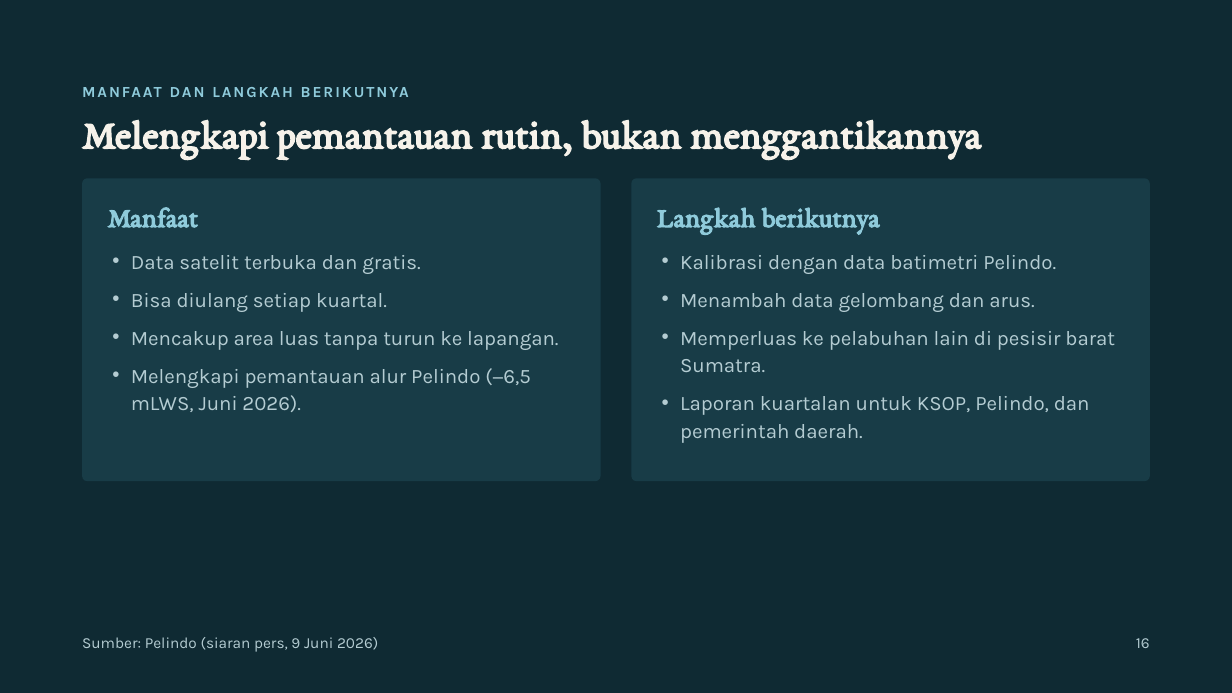
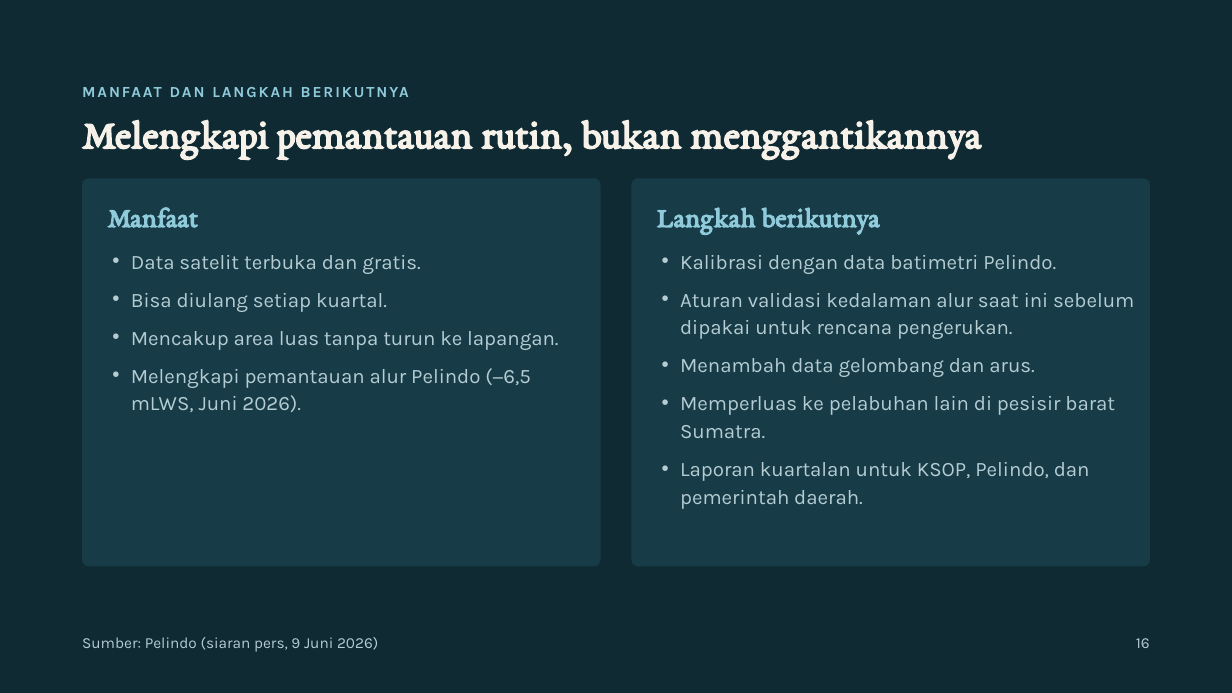
Before and after one commit to kuliahbayubni-ops/pantai-pulau-baai, a slide deck: slide 16 of presentasi/Presentasi-PASIR-Pulau-Baai.pptx. Drawn at 1232x693 pixels with LibreOffice and Linux fonts; fonts in the diff are those of the drawing. Boxes give left, top, right and bottom in pixels: in the first picture for what was removed or moved away, otherwise in the second. Text is boxed around its words. In the diff, an @@ line names an element or a change of style, - is before the commit and + after.

```diff
--- a/presentasi/Presentasi-PASIR-Pulau-Baai.pptx
+++ b/presentasi/Presentasi-PASIR-Pulau-Baai.pptx
@@ rounded rectangle: place and size @@
-rounded rectangle at [82,178,601,482]
+rounded rectangle at [82,178,601,567]
@@ rounded rectangle: place and size @@
-rounded rectangle at [631,178,1150,482]
+rounded rectangle at [631,178,1150,567]
@@ text at [680,293,1134,339]: paragraph added @@
+• Aturan validasi kedalaman alur saat ini sebelum dipakai untuk rencana pengerukan.
```
Also in this commit, not shown: 4 other slides changed, 8 other files.
